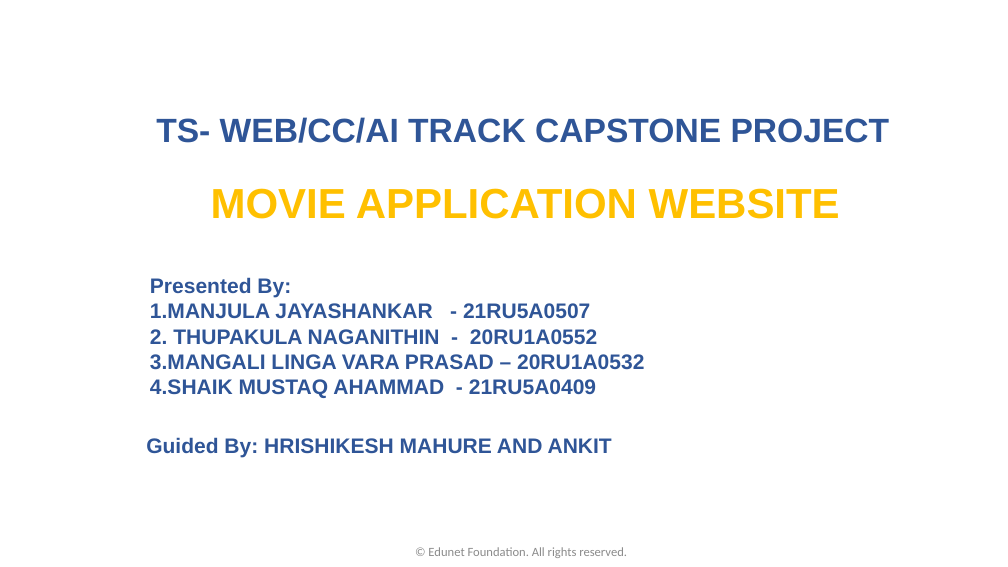
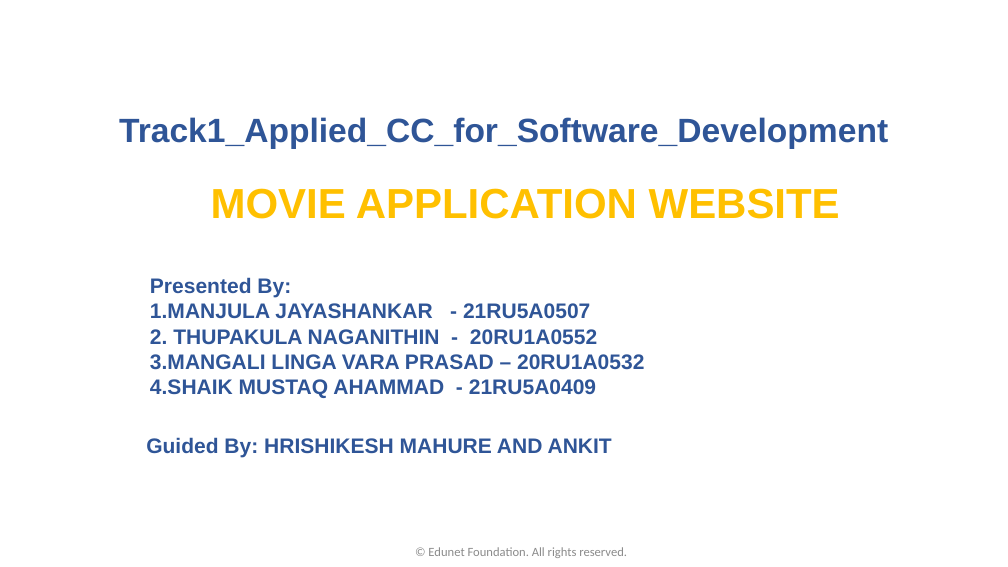
Before and after one commit to linga-varaprasad/EDUNETMovieApplicationWebsite, a slide deck: slide 1 of MOVIE APPLICATION WEBSITE PPT (2).pptx. Drawn at 1008x567 pixels with LibreOffice and Linux fonts; fonts in the diff are those of the drawing; background and template pictures are left out. Boxes give left, top, right and bottom in pixels: in the first picture for what was removed or moved away, otherwise in the second. Text is boxed around its words. In the diff, an @@ line names an element or a change of style, - is before the commit and + after.

```diff
--- a/MOVIE APPLICATION WEBSITE PPT (2).pptx
+++ b/MOVIE APPLICATION WEBSITE PPT (2).pptx
@@ text at box(119, 117, 888, 149): text changed @@
-TS- WEB/CC/AI TRACK CAPSTONE PROJECT
+Track1_Applied_CC_for_Software_Development
```
